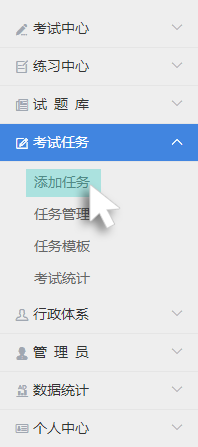
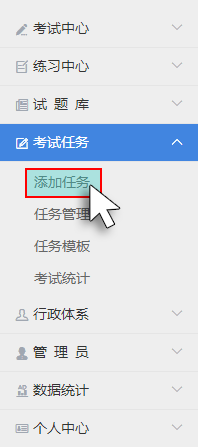
Revision of a layered 198 x 447 image; what changed, layer by layer:
added layer "图层 5" in group "菜单子项指示层" over [25,168,102,198]
